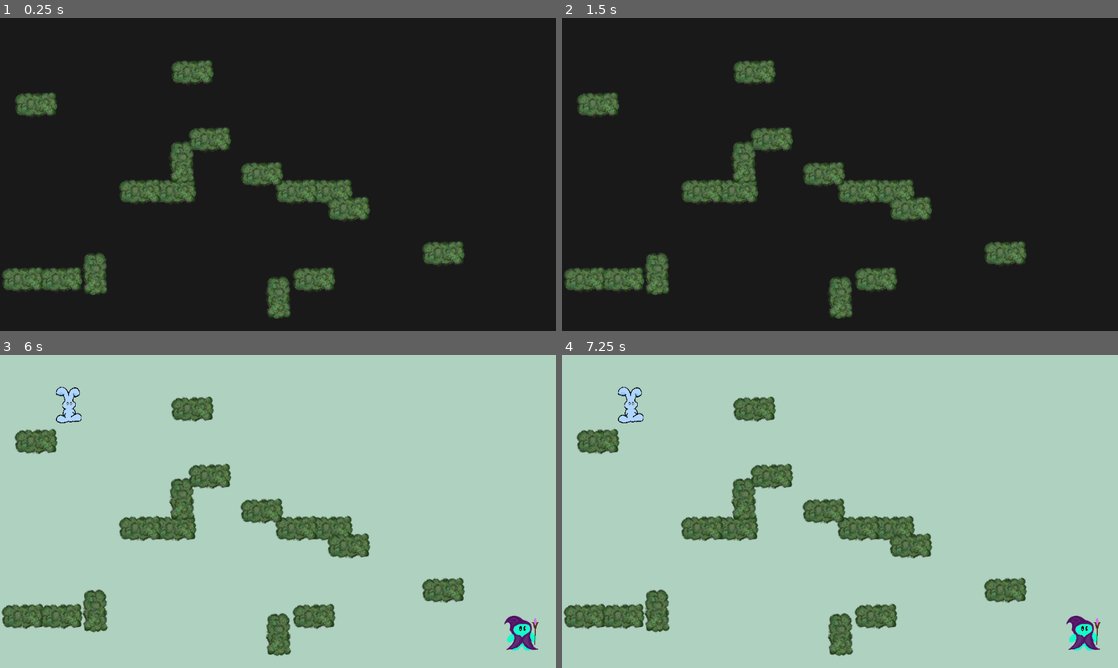
Above: before the commit, frames 1-4 (two rows, left to right).
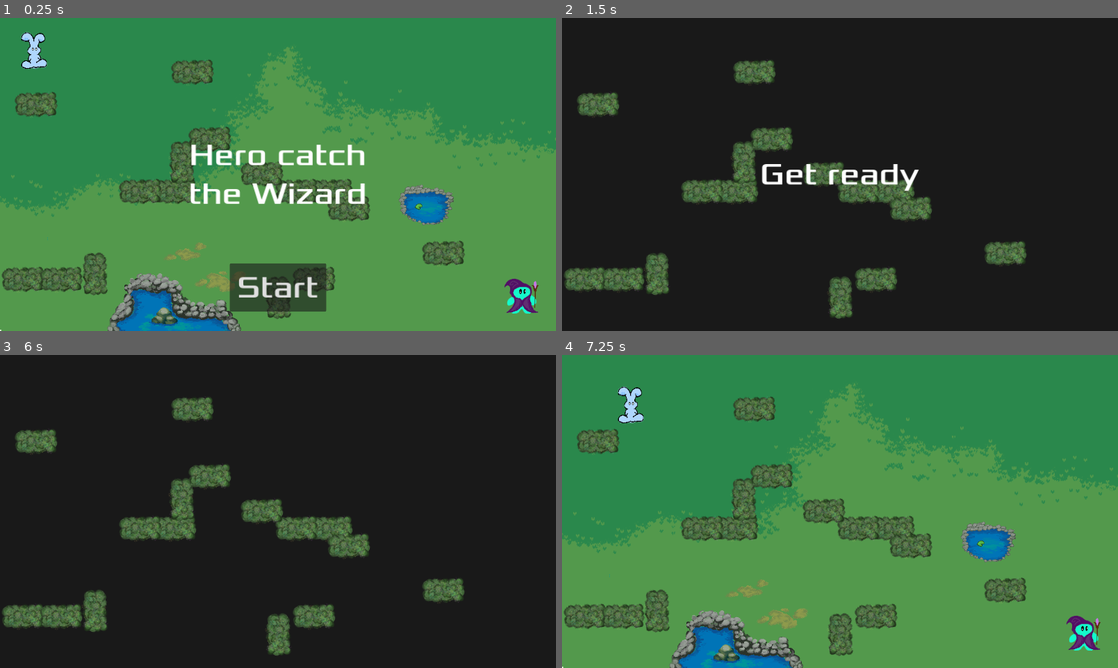
Above: after the commit, the same moments.

Repository: Robb-Fr/orbital-game-jam-6
Game: Godot game, scene res://scenes/main.tscn
The game is run twice, just before and just after one commit, with the same random seed, the same clock (stepped at 60 frames per second) and the same inputs.
Inputs (mouse positions are in pixels of both pictures, inside the frame that each line leads up to):
- Up to frame 1 (0.25 s): no input
- Up to frame 2 (1.5 s): click (840, 287) at 0.5 s, where only the run after the commit has a clickable "Start"; tap Enter at 1.25 s; hold D (left_move_right) from 1.28 s (still down)
- Up to frame 3 (6 s): tap Space at 2, 4.25, 5.75 s; release D (left_move_right) at 2.03 s; hold S (left_move_down) 2.03-2.78 s; hold D (left_move_right) 2.78-3.53 s; tap Enter at 3.5, 5 s; hold W (left_move_up) 3.53-4.28 s; hold S (left_move_down) from 4.28 s (still down)
- Up to frame 4 (7.25 s): release S (left_move_down) at 6.53 s; hold D (left_move_right) from 6.53 s (still down)

The runs differ from the first frame. In frame 1, 94% of the frame differs, in the area x 0-100%, y 0-100%; in frame 2, 0.8%; in frame 3, 93%; in frame 4, 92%.

Commit message:
adds HUD with start option

Diff:
--- /dev/null
+++ b/scenes/hud.gd
@@ -0,0 +1,40 @@
+extends CanvasLayer
+
+signal start_game
+
+func show_message(text):
+	$Message.text = text
+	$Message.show()
+	$MessageTimer.start()
+
+func show_game_over():
+	show_message("Hero Wins")
+	await $MessageTimer.timeout
+
+	$Message.text = "Hero catch the Wizard"
+	$Message.show()
+
+	await get_tree().create_timer(1.0).timeout
+	$StartButton.show()
+
+func update_score(score):
+	$ScoreLabel.text = str(score)
+
+
+# Called when the node enters the scene tree for the first time.
+func _ready():
+	pass # Replace with function body.
+
+
+# Called every frame. 'delta' is the elapsed time since the previous frame.
+func _process(delta):
+	pass
+
+
+func _on_start_button_pressed():
+	$StartButton.hide()
+	start_game.emit()
+
+
+func _on_message_timer_timeout():
+	$Message.hide()
--- /dev/null
+++ b/scenes/hud.tscn
@@ -0,0 +1,56 @@
+[gd_scene load_steps=5 format=3 uid="uid://ckjl7627fecke"]
+
+[ext_resource type="Script" path="res://scenes/hud.gd" id="1_n7h71"]
+[ext_resource type="FontFile" uid="uid://c4i1r70rs6j6f" path="res://fonts/Xolonium-Regular.ttf" id="1_u6gia"]
+
+[sub_resource type="InputEventAction" id="InputEventAction_6amyn"]
+action = &"start_game"
+
+[sub_resource type="Shortcut" id="Shortcut_l212w"]
+events = [SubResource("InputEventAction_6amyn")]
+
+[node name="HUD" type="CanvasLayer"]
+script = ExtResource("1_n7h71")
+
+[node name="Message" type="Label" parent="."]
+anchors_preset = 8
+anchor_left = 0.5
+anchor_top = 0.5
+anchor_right = 0.5
+anchor_bottom = 0.5
+offset_left = -240.0
+offset_top = -79.5
+offset_right = 240.0
+offset_bottom = 79.5
+grow_horizontal = 2
+grow_vertical = 2
+theme_override_fonts/font = ExtResource("1_u6gia")
+theme_override_font_sizes/font_size = 64
+text = "Hero catch the Wizard"
+horizontal_alignment = 1
+vertical_alignment = 1
+autowrap_mode = 2
+
+[node name="StartButton" type="Button" parent="."]
+anchors_preset = 7
+anchor_left = 0.5
+anchor_top = 1.0
+anchor_right = 0.5
+anchor_bottom = 1.0
+offset_left = -100.0
+offset_top = -140.0
+offset_right = 100.0
+offset_bottom = -40.0
+grow_horizontal = 2
+grow_vertical = 0
+theme_override_fonts/font = ExtResource("1_u6gia")
+theme_override_font_sizes/font_size = 64
+shortcut = SubResource("Shortcut_l212w")
+text = "Start"
+
+[node name="MessageTimer" type="Timer" parent="."]
+wait_time = 2.0
+one_shot = true
+
+[connection signal="pressed" from="StartButton" to="." method="_on_start_button_pressed"]
+[connection signal="timeout" from="MessageTimer" to="." method="_on_message_timer_timeout"]
--- a/scenes/main.gd
+++ b/scenes/main.gd
@@ -1,18 +1,20 @@
 extends Node2D
 
+func start():
+	$DarkTimer.start()
+	$HUD.show_message("Get ready")
+	$Clouds.visible = true
+	$Hero.start($HeroStartPosition.position)
+	$Wizard.start($WizardStartPosition.position)
+	$Music.play_song()
 
 # Called when the node enters the scene tree for the first time.
 func _ready():
-	$DarkTimer.start()
-	$Hero.visible = false
-	$Wizard.visible = false
-	$Clouds.visible = true
 	pass
 
 # Called every frame. 'delta' is the elapsed time since the previous frame.
 func _process(delta):
 	pass
-
 
 func _on_flash_timer_timeout():
 	$Clouds.visible = true
@@ -32,6 +34,7 @@
 	$Wizard.can_move = false
 	if $Hero.dead or $Wizard.dead:
 		print("finished")
+		$HUD.show_game_over()
 	else:
 		$FlashTimer.start()
 	print("dark timer timeout")
--- a/scenes/main.tscn
+++ b/scenes/main.tscn
@@ -1,17 +1,19 @@
-[gd_scene load_steps=8 format=3 uid="uid://s1oq8ubwvqrs"]
+[gd_scene load_steps=10 format=3 uid="uid://s1oq8ubwvqrs"]
 
 [ext_resource type="PackedScene" uid="uid://c5e6ve0xy1frm" path="res://scenes/wall.tscn" id="1_juajr"]
 [ext_resource type="Script" path="res://scenes/main.gd" id="1_vclpo"]
 [ext_resource type="PackedScene" uid="uid://onl7ofsree7u" path="res://scenes/player.tscn" id="2_47bs6"]
+[ext_resource type="Texture2D" uid="uid://hsvuh8accmq0" path="res://art/Untitled_Artwork.png" id="2_t8ppl"]
 [ext_resource type="Script" path="res://scenes/hero.gd" id="3_vucas"]
 [ext_resource type="Script" path="res://scenes/wizard.gd" id="4_f7c6c"]
 [ext_resource type="Script" path="res://sound/music.gd" id="7_a3q6i"]
 [ext_resource type="Script" path="res://sound/sounds.gd" id="8_ad3sk"]
+[ext_resource type="PackedScene" uid="uid://ckjl7627fecke" path="res://scenes/hud.tscn" id="9_4xeko"]
 
 [node name="Main" type="Node2D"]
 script = ExtResource("1_vclpo")
 
-[node name="ColorRect" type="ColorRect" parent="."]
+[node name="ColorRect" type="TextureRect" parent="."]
 anchors_preset = 15
 anchor_right = 1.0
 anchor_bottom = 1.0
@@ -19,7 +21,7 @@
 offset_bottom = 648.0
 grow_horizontal = 2
 grow_vertical = 2
-color = Color(0.686275, 0.819608, 0.74902, 1)
+texture = ExtResource("2_t8ppl")
 
 [node name="Clouds" type="ColorRect" parent="."]
 visible = false
@@ -35,7 +37,7 @@
 [node name="WorldBounds" type="Area2D" parent="."]
 
 [node name="CollisionPolygon2D" type="CollisionPolygon2D" parent="WorldBounds"]
-polygon = PackedVector2Array(0, 0, -252, 0, -288, 792, 1332, 792, 1296, -180, -216, -180, -252, 0, 1152, 0, 1152, 648, 0, 648)
+polygon = PackedVector2Array(0, 0, -252, 0, -288, 792, 1397, 810, 1372, -181, -216, -180, -252, 0, 1152, 0, 1152, 648, 0, 648)
 
 [node name="Music" type="AudioStreamPlayer" parent="."]
 script = ExtResource("7_a3q6i")
@@ -112,6 +114,15 @@
 script = ExtResource("4_f7c6c")
 metadata/_edit_group_ = true
 
+[node name="HUD" parent="." instance=ExtResource("9_4xeko")]
+
+[node name="WizardStartPosition" type="Marker2D" parent="."]
+position = Vector2(1080, 576)
+
+[node name="HeroStartPosition" type="Marker2D" parent="."]
+position = Vector2(72, 72)
+
 [connection signal="timeout" from="FlashTimer" to="." method="_on_flash_timer_timeout"]
 [connection signal="timeout" from="DarkTimer" to="." method="_on_dark_timer_timeout"]
 [connection signal="hit_other" from="Hero" to="SoundsFX" method="_on_hero_hit_other"]
+[connection signal="start_game" from="HUD" to="." method="start"]
--- a/scenes/player.gd
+++ b/scenes/player.gd
@@ -13,10 +13,15 @@
 func get_input() -> Vector2:
 	return Vector2.ZERO
 
+func start(pos: Vector2 = position):
+	prev_pos = pos
+	moving = false
+	target = pos
+	visible = false
+
 func _ready():
-	prev_pos = position
-	moving = false
-	target = position
+	start()
+	visible = true
 
 func _process(delta):
 	if not moving and not dead and can_move:
--- a/sound/music.gd
+++ b/sound/music.gd
@@ -1,9 +1,10 @@
 extends AudioStreamPlayer
 
+var music: AudioStream
+
 func _ready():
-	var music = load("res://sound/music_game_wizard_hero.wav")
-	play_song(music)
+	music = load("res://sound/music_game_wizard_hero.wav")
 
-func play_song(music: AudioStream) -> void:
+func play_song() -> void:
 	stream = music
 	play()
Binary file added: art/Untitled_Artwork.png
Not shown, added: art/Untitled_Artwork.png.import
Binary file added: fonts/Xolonium-Regular.ttf
Not shown, added: fonts/Xolonium-Regular.ttf.import
